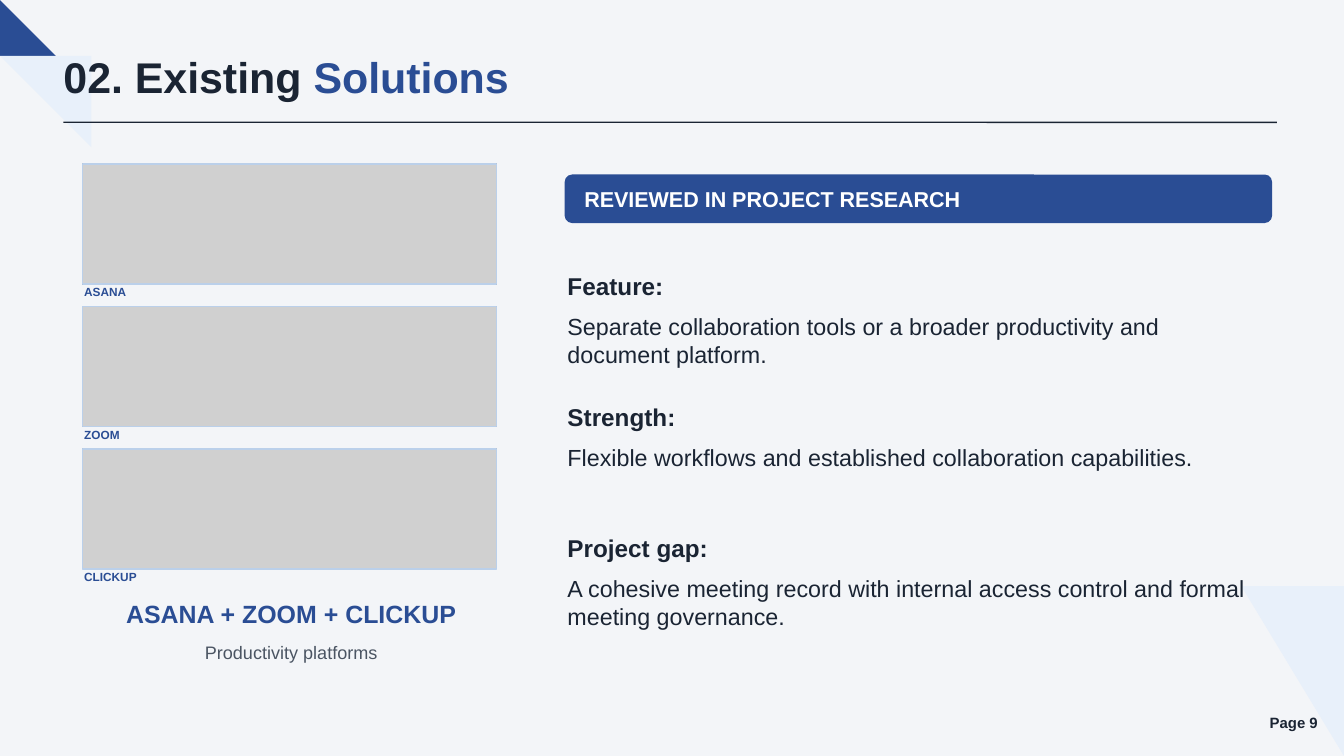
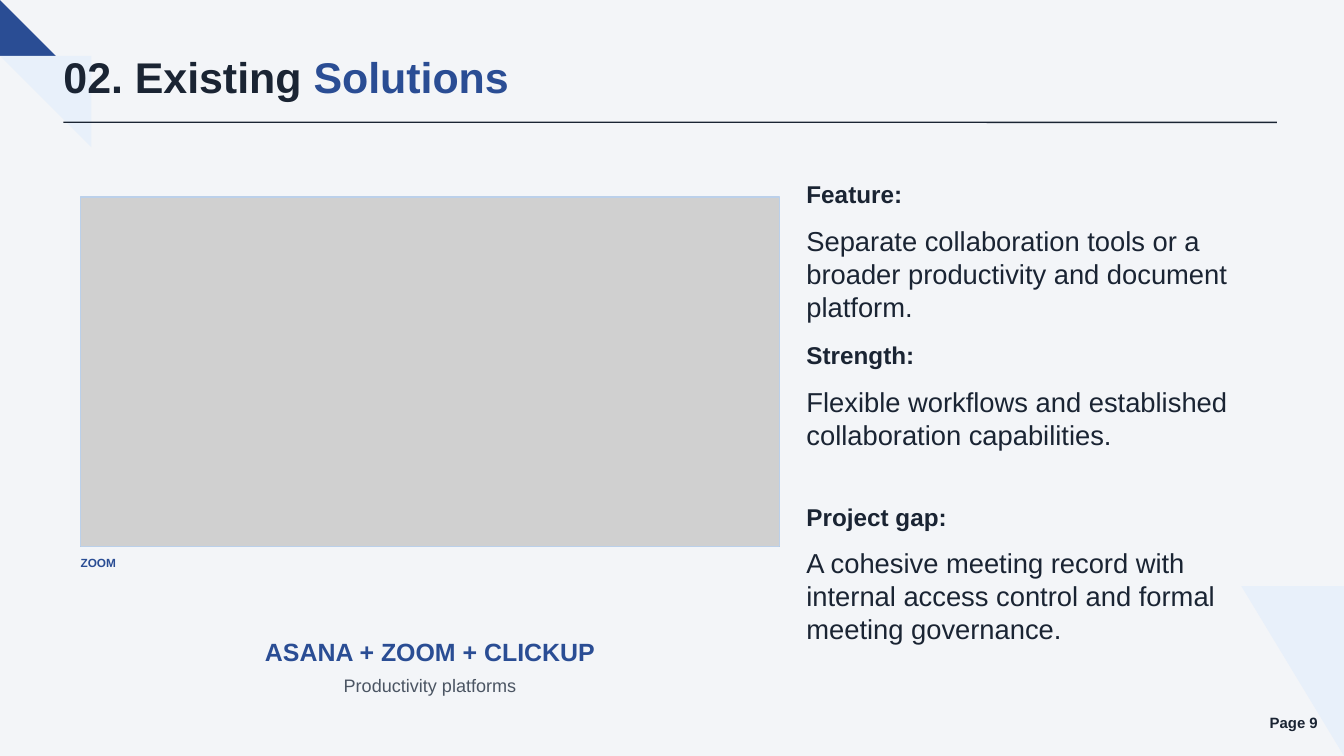
Before and after one commit to callmehai/FU-FA26-G116, a slide deck: slide 9 of docs/08-reports/source/TrustCabinet_Report.pptx. Drawn at 1344x756 pixels with LibreOffice and Linux fonts; fonts in the diff are those of the drawing; grey boxes stand for pictures. Boxes give left, top, right and bottom in pixels: in the first picture for what was removed or moved away, otherwise in the second. Text is boxed around its words. In the diff, an @@ line names an element or a change of style, - is before the commit and + after.

```diff
--- a/docs/08-reports/source/TrustCabinet_Report.pptx
+++ b/docs/08-reports/source/TrustCabinet_Report.pptx
@@ picture removed at (82, 164, 496, 284) @@
@@ rectangle removed at (82, 164, 496, 284) @@
@@ rounded rectangle removed at (564, 175, 1272, 223) @@
@@ text "Feature:": place and size @@
-text "Feature:" at (567, 278, 663, 296)
+text "Feature:" at (806, 186, 902, 204)
@@ picture: place and size @@
-picture at (82, 306, 496, 426)
+picture at (81, 197, 780, 547)
@@ rectangle: place and size @@
-rectangle at (82, 306, 496, 426)
+rectangle at (81, 197, 780, 547)
@@ text removed at (584, 192, 961, 208) @@
-REVIEWED IN PROJECT RESEARCH
@@ size 18.8 to 22 pt in 3 elements at (806, 553, 1215, 645), (806, 392, 1227, 451), (806, 231, 1227, 322) @@
@@ text "Separate collaboration tools or a ...": place and size @@
-text "Separate collaboration tools or a ..." at (567, 318, 1159, 368)
+text "Separate collaboration tools or a ..." at (806, 231, 1227, 322)
@@ text removed at (84, 287, 126, 296) @@
-ASANA
@@ text "Strength:": place and size @@
-text "Strength:" at (567, 408, 675, 431)
+text "Strength:" at (806, 346, 914, 369)
@@ text "Flexible workflows and established collaboration ...": place and size @@
-text "Flexible workflows and established collaboration ..." at (567, 449, 1193, 471)
+text "Flexible workflows and established collaboration ..." at (806, 392, 1227, 451)
@@ picture removed at (82, 449, 496, 569) @@
@@ rectangle removed at (82, 449, 496, 569) @@
@@ text "Project gap:": place and size @@
-text "Project gap:" at (567, 539, 708, 562)
+text "Project gap:" at (806, 508, 946, 531)
@@ text "ZOOM": place and size @@
-text "ZOOM" at (84, 431, 119, 439)
+text "ZOOM" at (81, 559, 116, 567)
@@ text "A cohesive meeting record with ...": place and size @@
-text "A cohesive meeting record with ..." at (567, 580, 1245, 630)
+text "A cohesive meeting record with ..." at (806, 553, 1215, 645)
@@ text removed at (84, 572, 136, 581) @@
-CLICKUP
@@ text "ASANA + ZOOM + CLICKUP": place and size @@
-text "ASANA + ZOOM + CLICKUP" at (126, 605, 456, 624)
+text "ASANA + ZOOM + CLICKUP" at (265, 643, 595, 662)
@@ text "Productivity platforms": place and size @@
-text "Productivity platforms" at (205, 646, 377, 663)
+text "Productivity platforms" at (344, 679, 516, 696)
```
Also in this commit, not shown: 34 other slides changed, 3 slides added, 3 slides removed, 6 other files.
